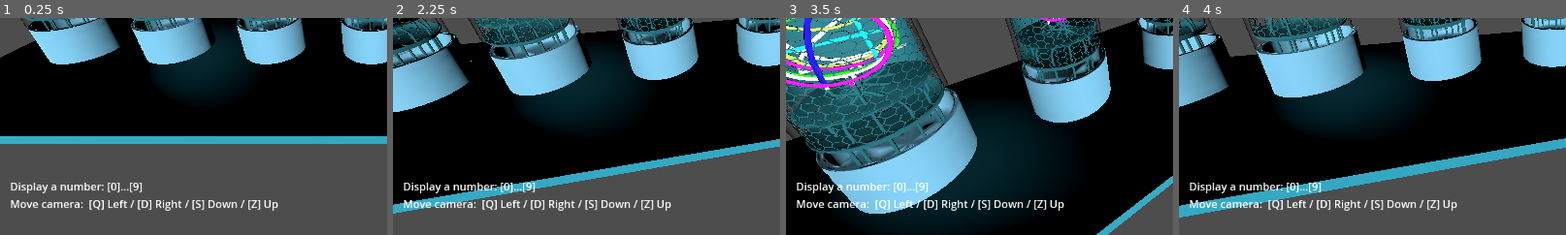
Above: before the commit, frames 1-4 (left to right).
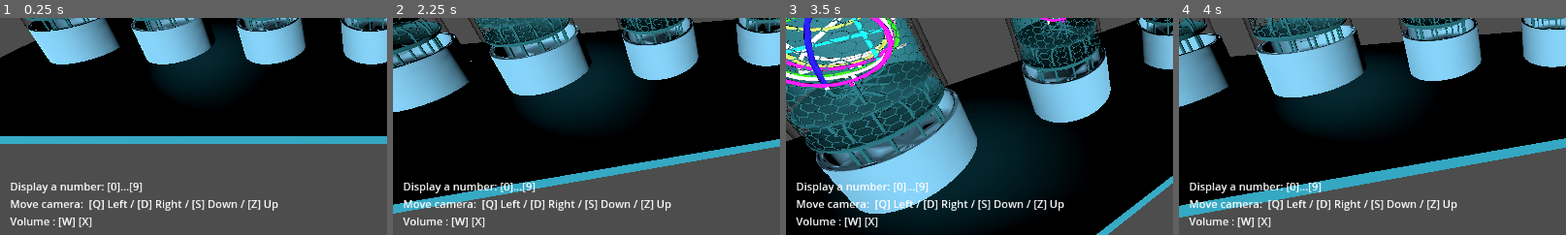
Above: after the commit, the same moments.

Repository: HackTechDev/NixieTubes
Game: Godot game, scene res://scenes/main.tscn
The game is run twice, just before and just after one commit, with the same random seed, the same clock (stepped at 60 frames per second) and the same inputs.
Inputs:
- Up to frame 1 (0.25 s): no input
- Up to frame 2 (2.25 s): tap Enter at 0.5, 2 s; tap Z (decrease_volume, bound only after the commit) at 0.6, 1.55 s; tap X (increase_volume, bound only after the commit) at 0.8, 1.35 s; tap Space at 1.25 s; hold D (key_D) from 2.03 s (still down)
- Up to frame 3 (3.5 s): tap X (increase_volume, bound only after the commit) at 2.3 s; release D (key_D) at 2.78 s; tap A (key_Q) at 2.85 s; tap Z (decrease_volume, bound only after the commit) at 3.05 s
- Up to frame 4 (4 s): tap Space at 3.5 s; hold S (key_S) from 3.53 s (still down); tap X (increase_volume, bound only after the commit) at 3.8 s
The pictures show only the part of the screen within x 0-50%, y 50-100%; the shares and areas given below are measured in that part.

The runs differ from the first frame. In frame 1, 0.4% of the frame differs, in the area x 2-24%, y 91-97%; in frame 2, 0.4%; in frame 3, 0.4%; in frame 4, 0.4%.

Commit message:
[Add] Musique

Diff:
--- a/project.godot
+++ b/project.godot
@@ -87,6 +87,16 @@
 "events": [Object(InputEventKey,"resource_local_to_scene":false,"resource_name":"","device":-1,"window_id":0,"alt_press …(192 unchanged characters)…
 ]
 }
+increase_volume={
+"deadzone": 0.5,
+"events": [Object(InputEventKey,"resource_local_to_scene":false,"resource_name":"","device":-1,"window_id":0,"alt_pressed":false,"shift_pressed":false,"ctrl_pressed":false,"meta_pressed":false,"pressed":false,"keycode":0,"physical_keycode":88,"key_label":0,"unicode":120,"location":0,"echo":false,"script":null)
+]
+}
+decrease_volume={
+"deadzone": 0.5,
+"events": [Object(InputEventKey,"resource_local_to_scene":false,"resource_name":"","device":-1,"window_id":0,"alt_pressed":false,"shift_pressed":false,"ctrl_pressed":false,"meta_pressed":false,"pressed":false,"keycode":0,"physical_keycode":90,"key_label":0,"unicode":119,"location":0,"echo":false,"script":null)
+]
+}
 
 [rendering]
 
--- /dev/null
+++ b/scenes/main.gd
@@ -0,0 +1,28 @@
+extends Node3D
+
+@onready var audio_stream_player: AudioStreamPlayer = $AudioStreamPlayer
+
+# Variables pour gérer le volume
+var volume_db := 0.0  # Volume en décibels
+const VOLUME_STEP := 2.0  # Incrément ou décrément en dB
+const MAX_VOLUME := 5.0  # Volume maximal (0 dB)
+const MIN_VOLUME := -80.0  # Volume minimal (-80 dB, généralement silence)
+
+# Called when the node enters the scene tree for the first time.
+func _ready() -> void:
+	pass # Replace with function body.
+
+
+# Called every frame. 'delta' is the elapsed time since the previous frame.
+func _process(delta: float) -> void:
+	# Augmenter le volume
+	if Input.is_action_just_pressed("increase_volume"):
+		volume_db = clamp(volume_db + VOLUME_STEP, MIN_VOLUME, MAX_VOLUME)
+		audio_stream_player.volume_db = volume_db
+		print("Volume augmenté : ", volume_db)
+
+	# Diminuer le volume
+	if Input.is_action_just_pressed("decrease_volume"):
+		volume_db = clamp(volume_db - VOLUME_STEP, MIN_VOLUME, MAX_VOLUME)
+		audio_stream_player.volume_db = volume_db
+		print("Volume diminué : ", volume_db)
--- a/scenes/main.tscn
+++ b/scenes/main.tscn
@@ -1,6 +1,7 @@
-[gd_scene load_steps=11 format=3 uid="uid://cj2mxku7g8bg6"]
+[gd_scene load_steps=13 format=3 uid="uid://cj2mxku7g8bg6"]
 
 [ext_resource type="Script" path="res://scenes/cam_gimbal.gd" id="1_0cb44"]
+[ext_resource type="Script" path="res://scenes/main.gd" id="1_guvds"]
 [ext_resource type="Script" path="res://scenes/camera_3d.gd" id="2_sjbrw"]
 [ext_resource type="PackedScene" uid="uid://ckovbok4v0v3k" path="res://scenes/lamp.tscn" id="3_0rpnr"]
 [ext_resource type="Script" path="res://scenes/lamp1.gd" id="4_up1tt"]
@@ -8,6 +9,7 @@
 [ext_resource type="Script" path="res://scenes/lamp3.gd" id="5_4xxe0"]
 [ext_resource type="Script" path="res://scenes/lamp4.gd" id="6_rvkcw"]
 [ext_resource type="Script" path="res://scenes/lamp5.gd" id="7_rohqo"]
+[ext_resource type="AudioStream" uid="uid://nwv12avcswu1" path="res://scenes/SteinsGate Opening Theme - Hacking to the Gate (Full Version).mp3" id="10_3465b"]
 
 [sub_resource type="BoxMesh" id="BoxMesh_aicb8"]
 size = Vector3(20, 0.2, 5)
@@ -16,6 +18,7 @@
 albedo_color = Color(0.16735, 0.644165, 0.751623, 1)
 
 [node name="Node3D" type="Node3D"]
+script = ExtResource("1_guvds")
 
 [node name="SpotLight3D" type="SpotLight3D" parent="."]
 transform = Transform3D(0.774519, -0.224144, -0.591506, 0.612372, 0.5, 0.612372, 0.158494, -0.836516, 0.524519, -6.12483, 1.33143, 1.17154)
@@ -32,7 +35,7 @@
 offset_bottom = 631.0
 text = "Display a number: [0]...[9]
 Move camera:  [Q] Left / [D] Right / [S] Down / [Z] Up
-"
+Volume : [W] [X]"
 
 [node name="cam_gimbal" type="Node3D" parent="."]
 script = ExtResource("1_0cb44")
@@ -77,6 +80,10 @@
 [node name="lamp6" parent="." instance=ExtResource("3_0rpnr")]
 transform = Transform3D(1, 0, 0, 0, 1, 0, 0, 0, 1, 5.50678, 0, 0)
 
+[node name="AudioStreamPlayer" type="AudioStreamPlayer" parent="."]
+stream = ExtResource("10_3465b")
+autoplay = true
+
 [editable path="lamp1"]
 [editable path="lamp2"]
 [editable path="lamp3"]
Not shown, added: scenes/SteinsGate Opening Theme - Hacking to the Gate (Full Version).mp3.import
Not shown, added: scenes/SteinsGate Opening Theme - Hacking to the Gate (Full Version).mp3
